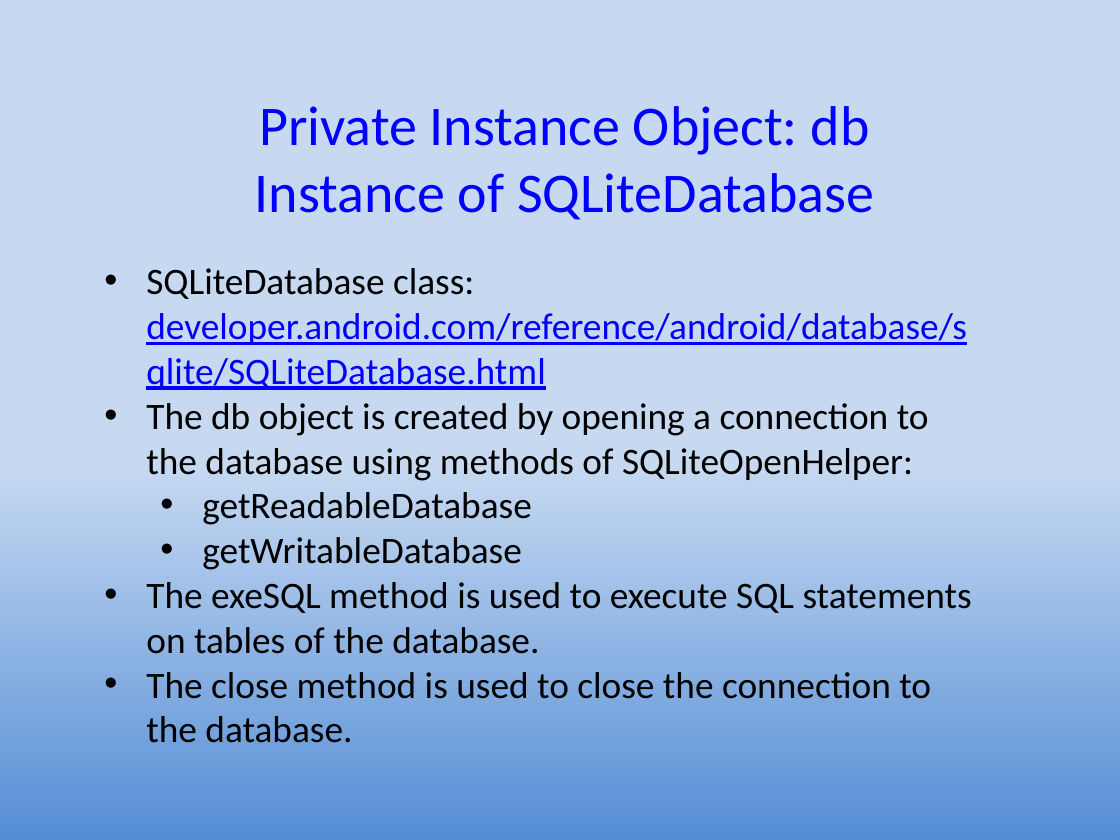
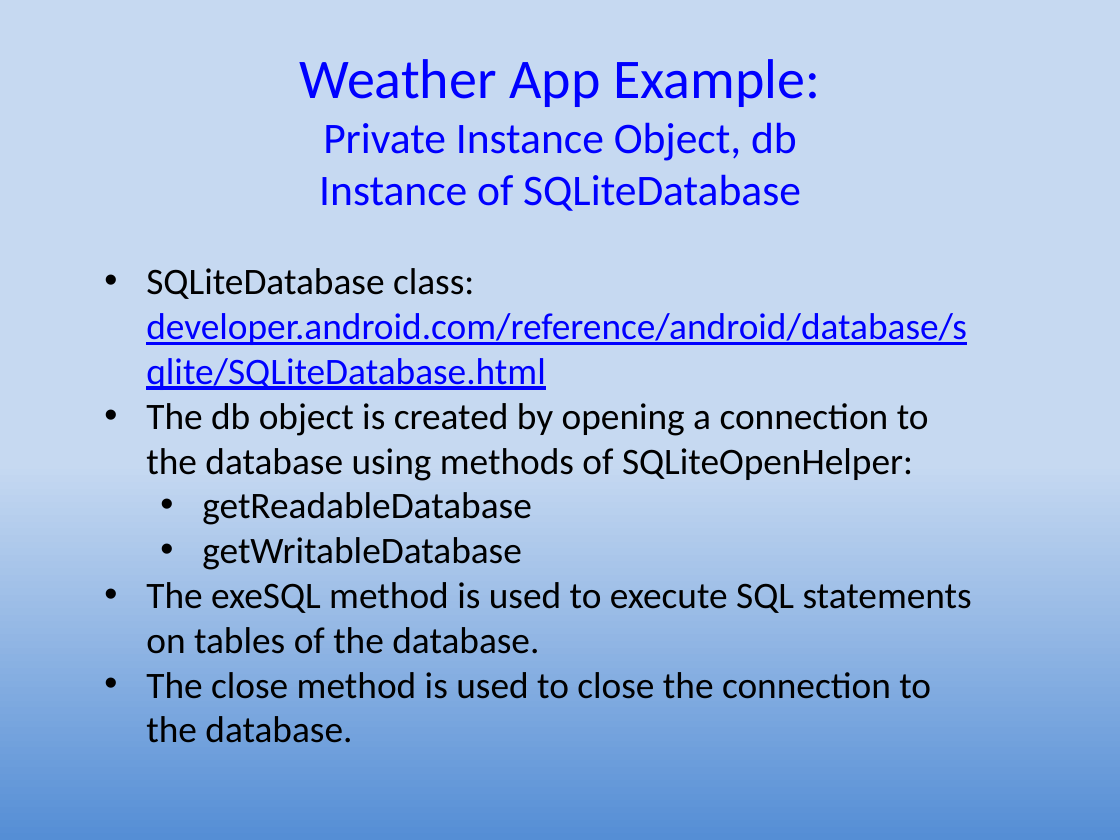
Before and after one commit to UO-CIS/CIS399Android-CourseMaterials, a slide deck: slide 21 of NotesAndSlides/CIS399Wk3Day3-SQLIteDatabases.pptx. Drawn at 1120x840 pixels with LibreOffice and Linux fonts; fonts in the diff are those of the drawing. Boxes give left, top, right and bottom in pixels: in the first picture for what was removed or moved away, otherwise in the second. Text is boxed around its words. In the diff, an @@ line names an element or a change of style, - is before the commit and + after.

Commit message:
Updates
Added section on SimpleCursorAdapter to the SQLite ppt

```diff
--- a/NotesAndSlides/CIS399Wk3Day3-SQLIteDatabases.pptx
+++ b/NotesAndSlides/CIS399Wk3Day3-SQLIteDatabases.pptx
@@ text "Weather App Example:" moved from (x1=255, y1=106, x2=874, y2=220) to (x1=299, y1=59, x2=820, y2=211) @@
@@ text at (x1=299, y1=59, x2=820, y2=161): text changed; size 36 to 28 pt @@
-Private Instance Object: db
+Weather App Example:
+Private Instance Object, db
@@ text at (x1=319, y1=174, x2=801, y2=211): size 36 to 28 pt in "Instance of SQLiteDatabase" @@
```
Also in this commit, not shown: 2 other slides changed, 4 other files.
